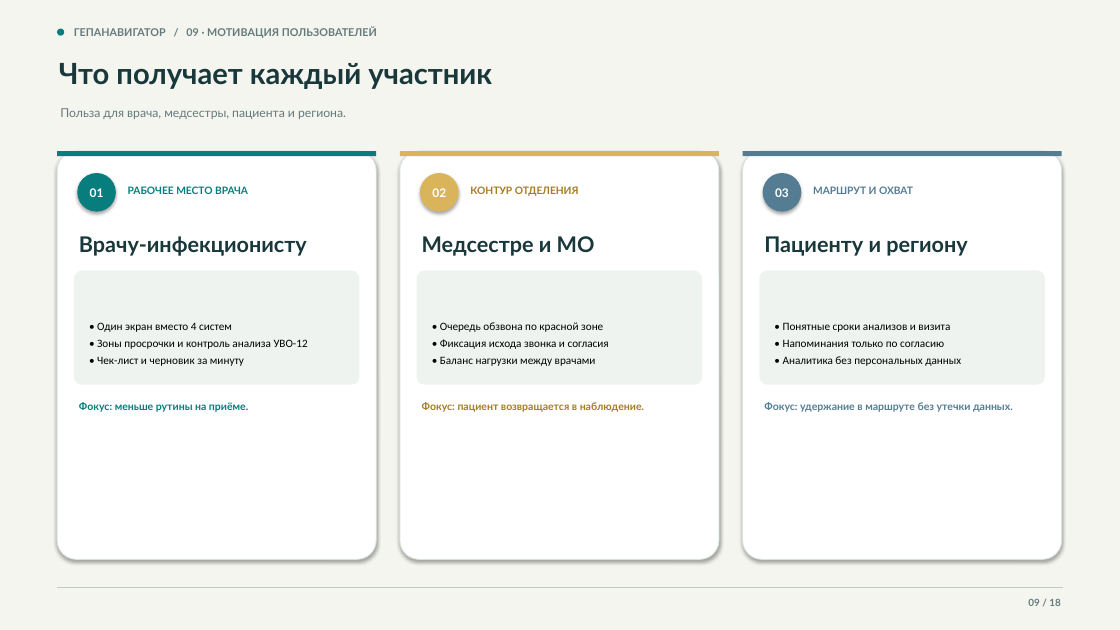
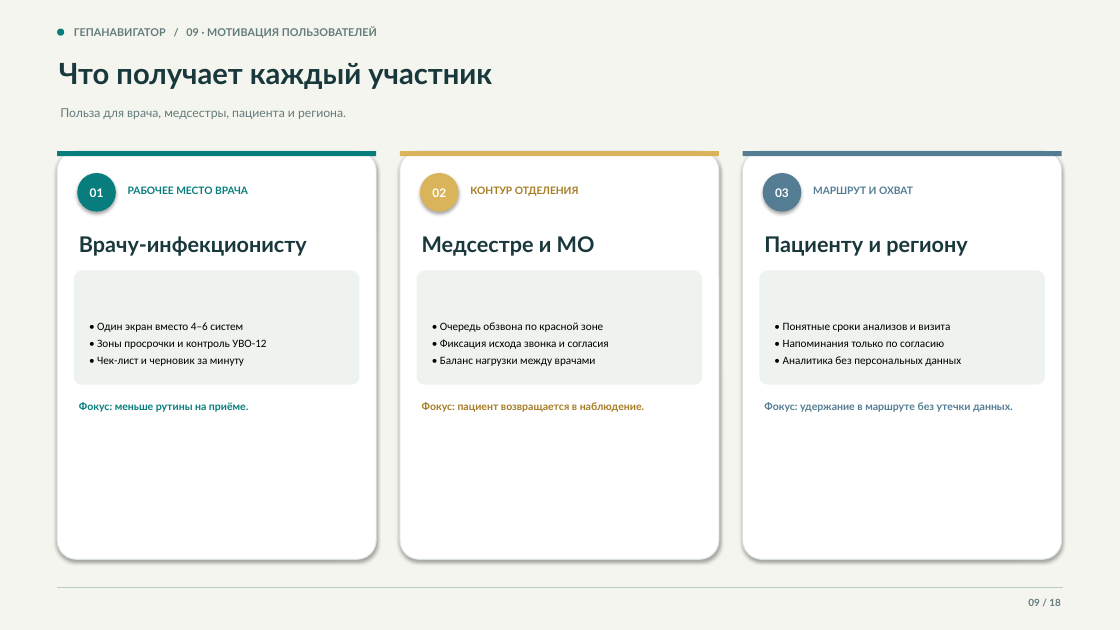
Before and after one commit to devenportg/GepaNavigator, a slide deck: slide 9 of deliverables/GepaNavigator_release.pptx. Drawn at 1120x630 pixels with LibreOffice and Linux fonts; fonts in the diff are those of the drawing. Boxes give left, top, right and bottom in pixels: in the first picture for what was removed or moved away, otherwise in the second. Text is boxed around its words. In the diff, an @@ line names an element or a change of style, - is before the commit and + after.

```diff
--- a/deliverables/GepaNavigator_release.pptx
+++ b/deliverables/GepaNavigator_release.pptx
@@ text at [97, 322, 266, 349]: text changed @@
-• Один экран вместо 4 систем
-• Зоны просрочки и контроль анализа УВО-12
+• Один экран вместо 4–6 систем
+• Зоны просрочки и контроль УВО-12
```
Also in this commit, not shown: 12 other slides changed, 2 other files.
